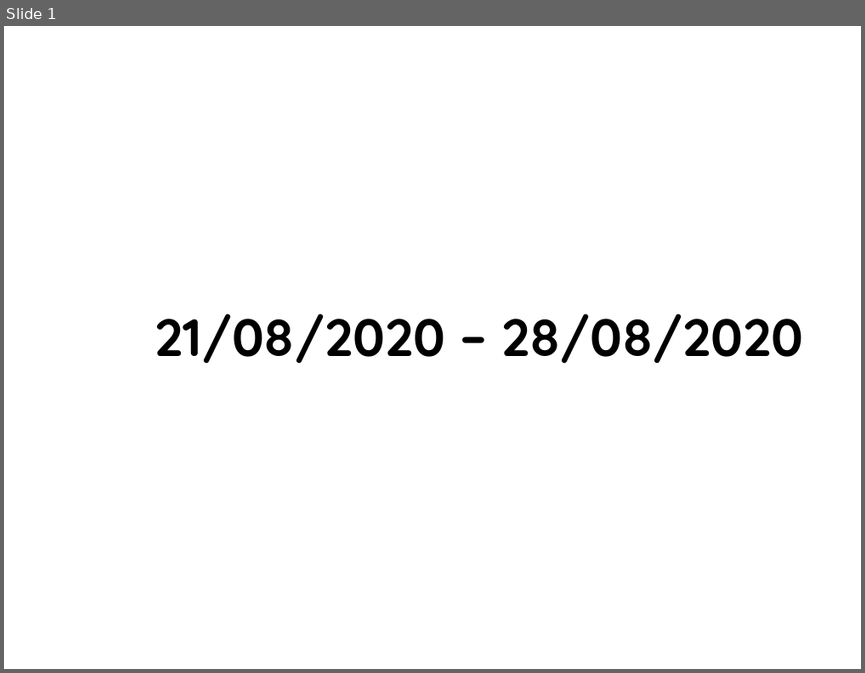
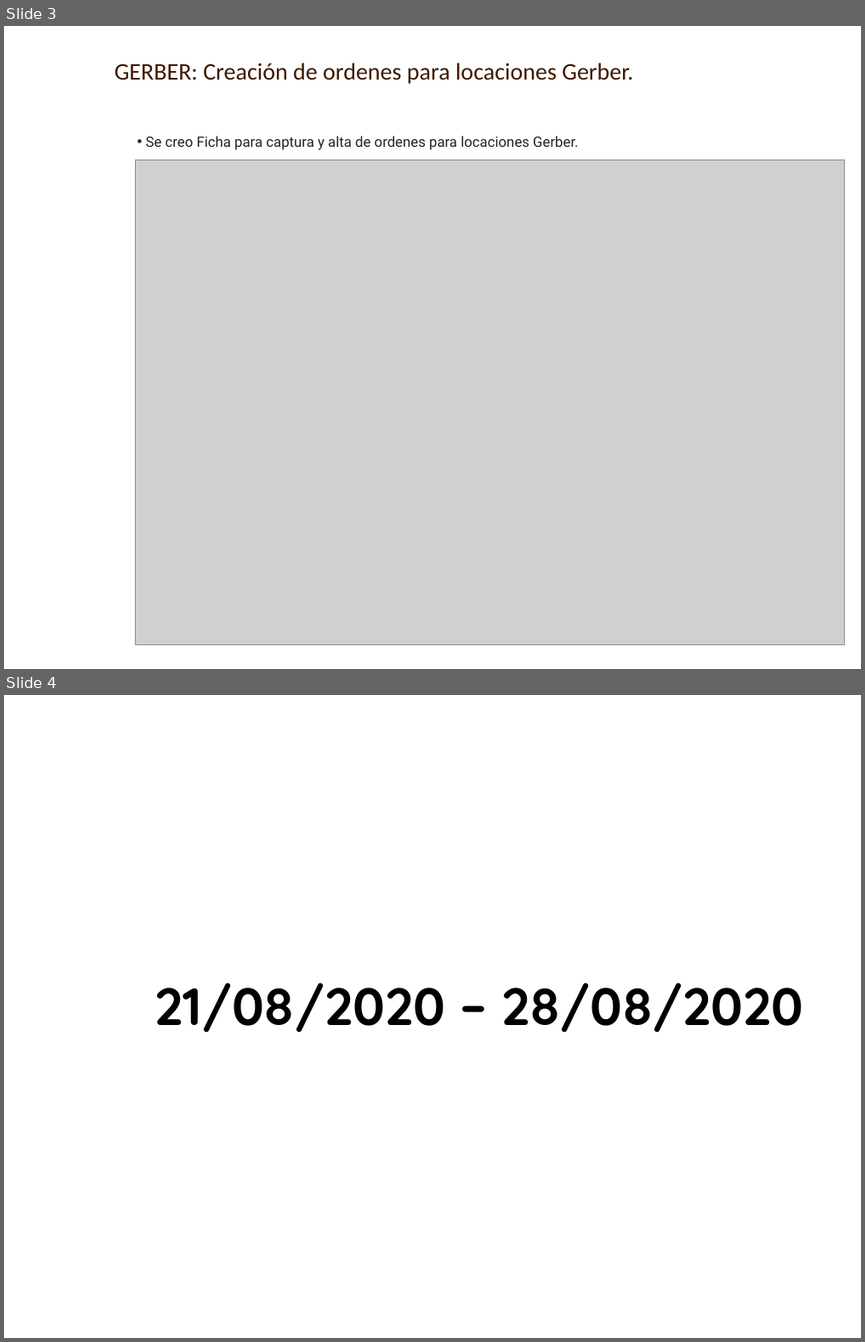
Before and after one commit to AXDELAROSA/CLASIFICACION_PIELES, a slide deck: Scripts_R100_Materiales/CORTES_GERBER/Docs/IT_DEV_CORTES_GERBER_27082020.pptx. Shown one above the other, each under a label of ours: slide 1 before the commit, slides 3 and 4 after it. The pictures are 865x673 and 865x1342 pixels, drawn with LibreOffice and Linux fonts; fonts in the diff are those of the drawing; grey boxes stand for pictures; background and template pictures are left out. Boxes give left, top, right and bottom in pixels: in the first picture for what was removed or moved away, otherwise in the second. Text is boxed around its words. In the diff, an @@ line names an element or a change of style, - is before the commit and + after.

Commit message:
CAMBIOS POR FOLIO SCRAP DE GERBER 04092020

```diff
--- a/Scripts_R100_Materiales/CORTES_GERBER/Docs/IT_DEV_CORTES_GERBER_27082020.pptx
+++ b/Scripts_R100_Materiales/CORTES_GERBER/Docs/IT_DEV_CORTES_GERBER_27082020.pptx
@@ slide 3 added at (x1=4, y1=26, x2=861, y2=669), background picture (left out) @@
@@ text added at (x1=114, y1=63, x2=633, y2=84), 20 pt, text #3F1900 @@
+GERBER: Creación de ordenes para locaciones Gerber.
@@ text added at (x1=146, y1=136, x2=578, y2=150), 12 pt, text #222222 @@
+• Se creo Ficha para captura y alta de ordenes para locaciones Gerber.
@@ picture added at (x1=136, y1=160, x2=845, y2=645) @@
@@ what was slide 1 is now slide 4 @@
```
Also in this commit, not shown: 1 slide changed, 2 other slides added, 9 other files.
